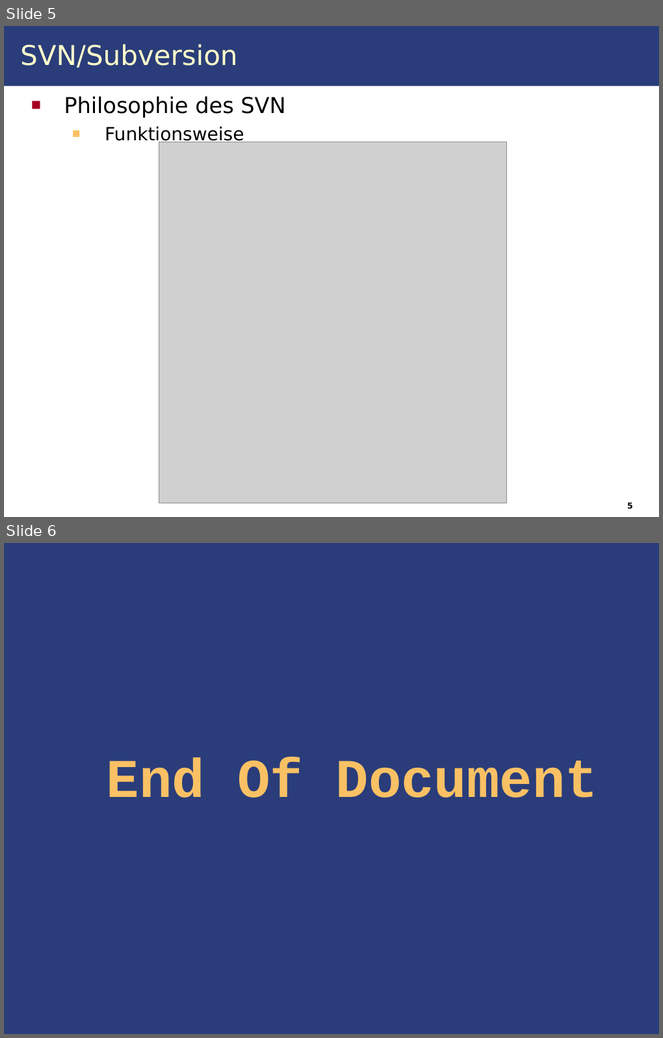
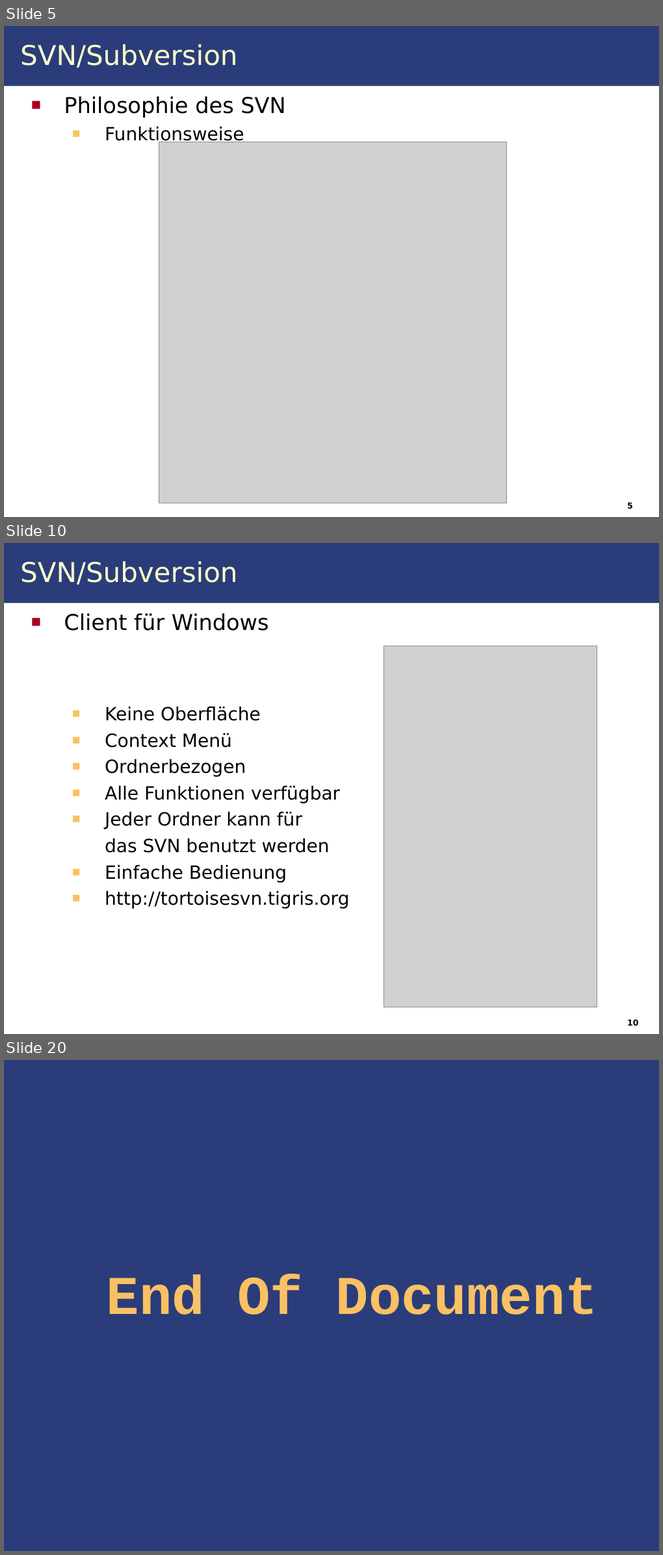
Before and after one commit to IAAS/decidr, a slide deck: seminars/at/Seminar.odp. Shown one above the other, each under a label of ours: slides 5 and 6 before the commit, slides 5, 10 and 20 after it; the slides between them are not shown. The pictures are 663x1038 and 663x1555 pixels, drawn with LibreOffice and Linux fonts; fonts in the diff are those of the drawing; grey boxes stand for pictures. Boxes give left, top, right and bottom in pixels: in the first picture for what was removed or moved away, otherwise in the second. Text is boxed around its words. In the diff, an @@ line names an element or a change of style, - is before the commit and + after.

```diff
--- a/seminars/at/Seminar.odp
+++ b/seminars/at/Seminar.odp
@@ slide 10 added at bbox=[4, 543, 659, 1034], background #FFFFFF; not listed: 1 template element that a slide beside it also shows @@
@@ title added at bbox=[20, 561, 237, 585], 30 pt, text #FFFFCC @@
+SVN/Subversion
@@ text added at bbox=[64, 613, 349, 909], 20 pt, text #000000 @@
+■ Client für Windows
+  ■ Keine Oberfläche
+  ■ Context Menü
+  ■ Ordnerbezogen
+  ■ Alle Funktionen verfügbar
+  ■ Jeder Ordner kann für
+  das SVN benutzt werden
+  ■ Einfache Bedienung
+  ■ http://tortoisesvn.tigris.org
@@ picture added at bbox=[384, 646, 597, 1008] @@
@@ page number added at bbox=[627, 1019, 639, 1026], 9 pt, text #000000, bold @@
+10
@@ what was slide 6 is now slide 20 @@
```
Also in this commit, not shown: 1 slide changed, 13 other slides added, 9 other files.
